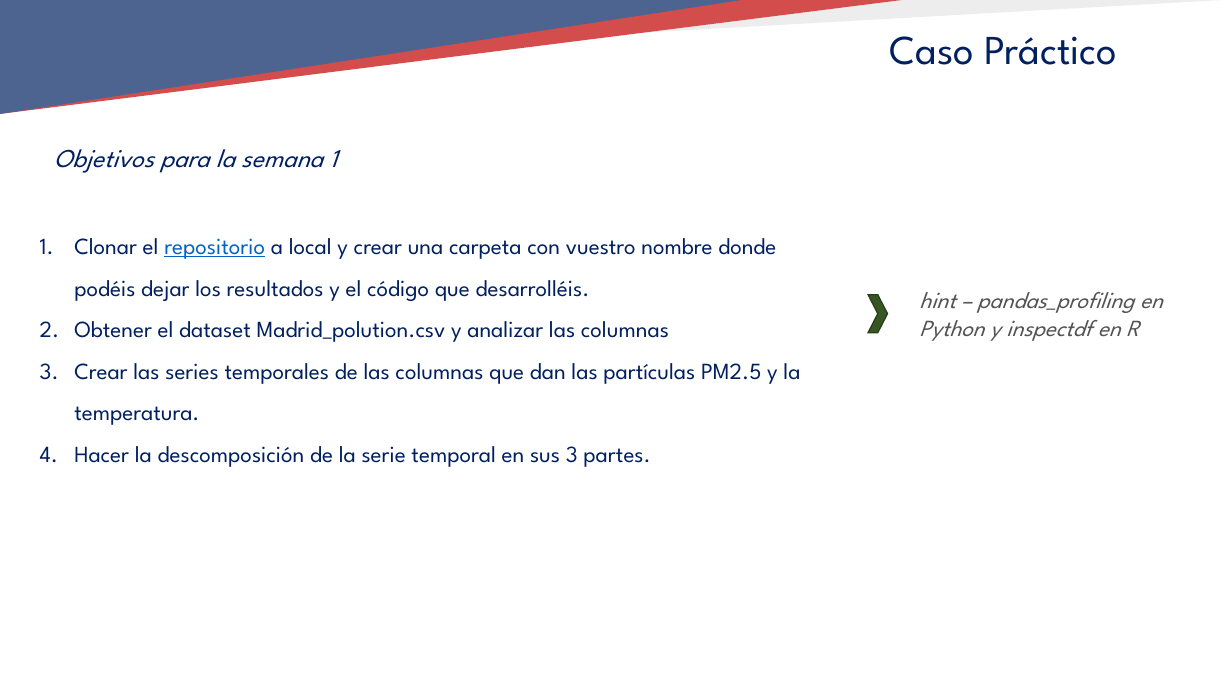
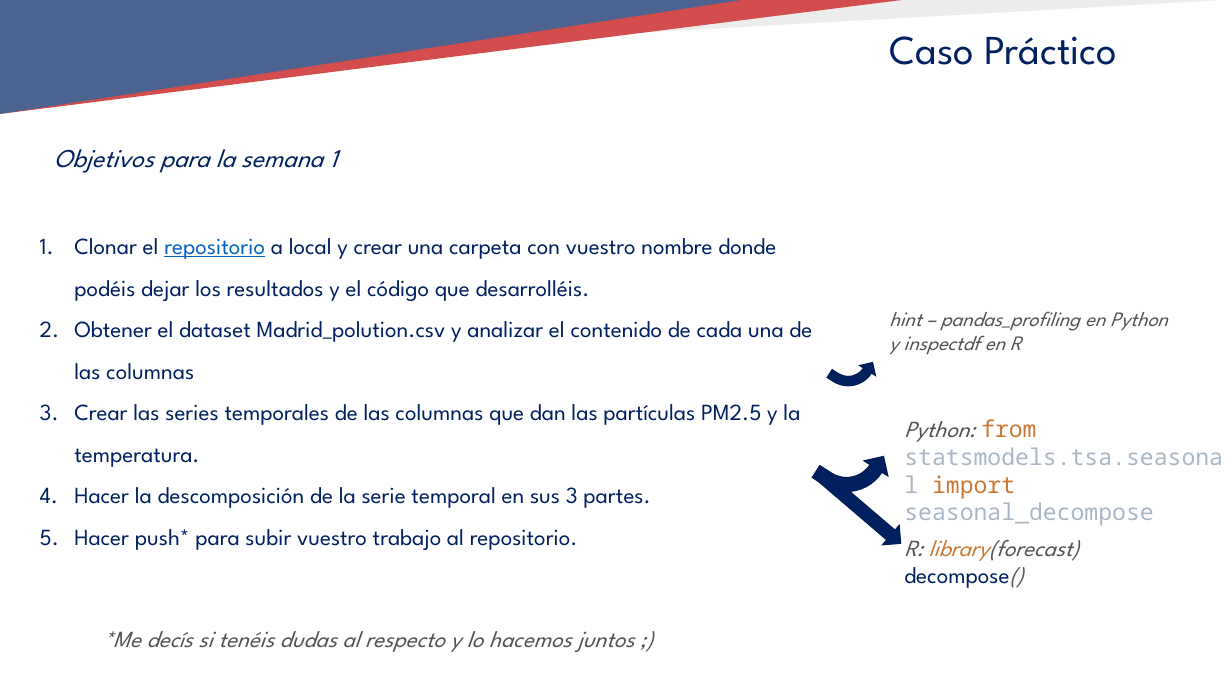
Before and after one commit to TeresaLendez/timeseries_lab-1, a slide deck: slide 17 of 01_INTRODUCTION/01_INTRODUCCION_TSLAB.pptx. Drawn at 1232x693 pixels with LibreOffice and Linux fonts; fonts in the diff are those of the drawing; background and template pictures are left out. Boxes give left, top, right and bottom in pixels: in the first picture for what was removed or moved away, otherwise in the second. Text is boxed around its words. In the diff, an @@ line names an element or a change of style, - is before the commit and + after.

Commit message:
Se agrega la última slide a la presentación

```diff
--- a/01_INTRODUCTION/01_INTRODUCCION_TSLAB.pptx
+++ b/01_INTRODUCTION/01_INTRODUCCION_TSLAB.pptx
@@ chevron removed at (868,295,887,333) @@
@@ text at (74,321,812,380): text changed @@
-2. Obtener el dataset Madrid_polution.csv y analizar las columnas
+2. Obtener el dataset Madrid_polution.csv y analizar el contenido de cada una de las columnas
@@ text "hint – pandas_profiling en Python ...": place and size @@
-text "hint – pandas_profiling en Python ..." at (919,292,1163,341)
+text "hint – pandas_profiling en Python ..." at (889,311,1168,355)
@@ text "hint – pandas_profiling en Python ..." at (889,311,1168,355): size 18 to 16 pt @@
@@ bent arrow added at (827,347,881,399), fill #002060, outline #001C54 1 pt @@
@@ text added at (904,419,1223,526), 18 pt, text #A9B7C6 @@
+Python: from statsmodels.tsa.seasonal import seasonal_decompose
@@ bent arrow added at (813,430,895,511), fill #002060, outline #001C54 1 pt @@
@@ right arrow added at (811,463,909,552), fill #002060, outline #001C54 1 pt @@
@@ text at (74,529,578,550): paragraph added @@
+5. Hacer push* para subir vuestro trabajo al repositorio.
@@ text added at (904,540,1080,588), 18 pt, text #525252, italic @@
+R: library(forecast)
+decompose()
@@ text added at (103,631,634,652), 18 pt, text #525252, italic @@
+*Me decís si tenéis dudas al respecto y lo hacemos juntos ;)
```
